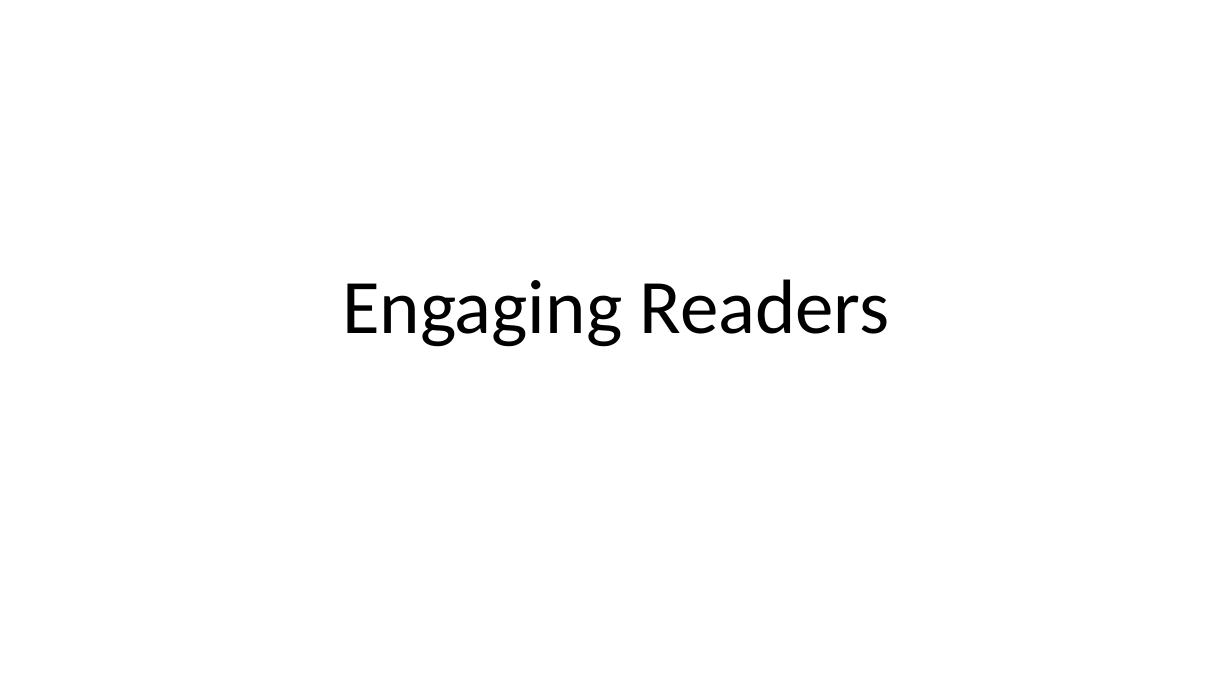
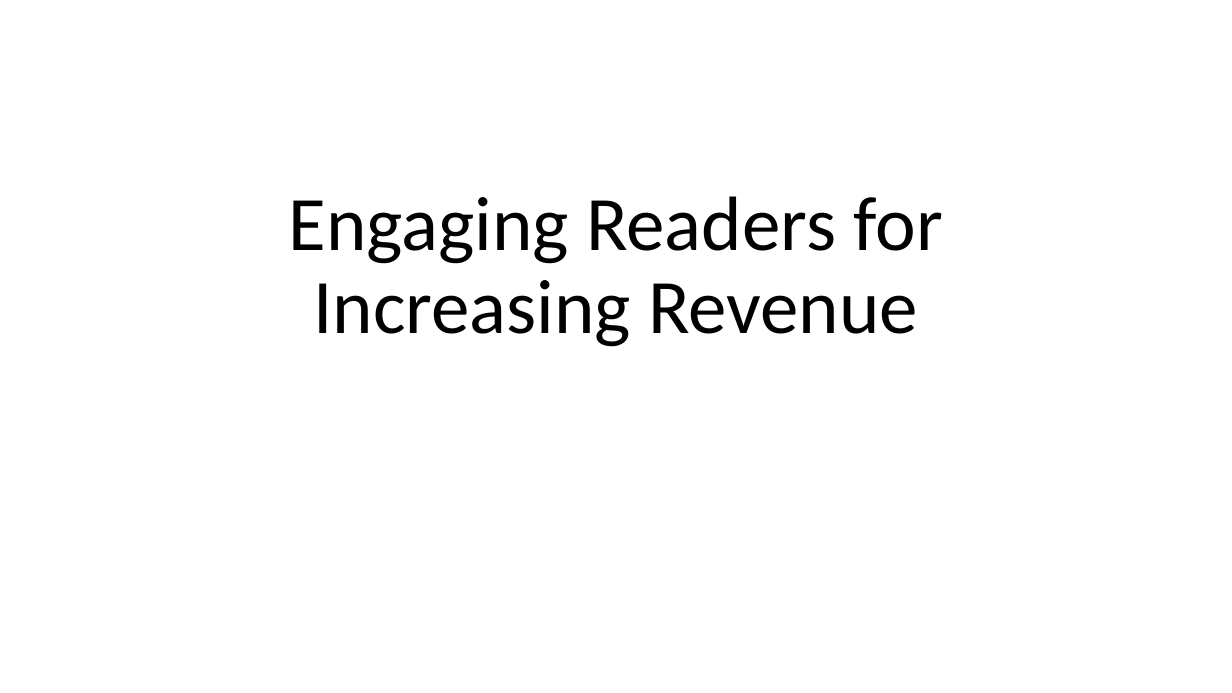
Before and after one commit to cda913/presentation, a slide deck: slide 1 of Aitkin_Craft_A_Story.pptx. Drawn at 1232x693 pixels with LibreOffice and Linux fonts; fonts in the diff are those of the drawing. Boxes give left, top, right and bottom in pixels: in the first picture for what was removed or moved away, otherwise in the second. Text is boxed around its words. In the diff, an @@ line names an element or a change of style, - is before the commit and + after.

```diff
--- a/Aitkin_Craft_A_Story.pptx
+++ b/Aitkin_Craft_A_Story.pptx
@@ title at [289,196,943,347]: text changed @@
-Engaging Readers
+Engaging Readers for Increasing Revenue
```
Also in this commit, not shown: 1 other slide changed, 1 slide added.
